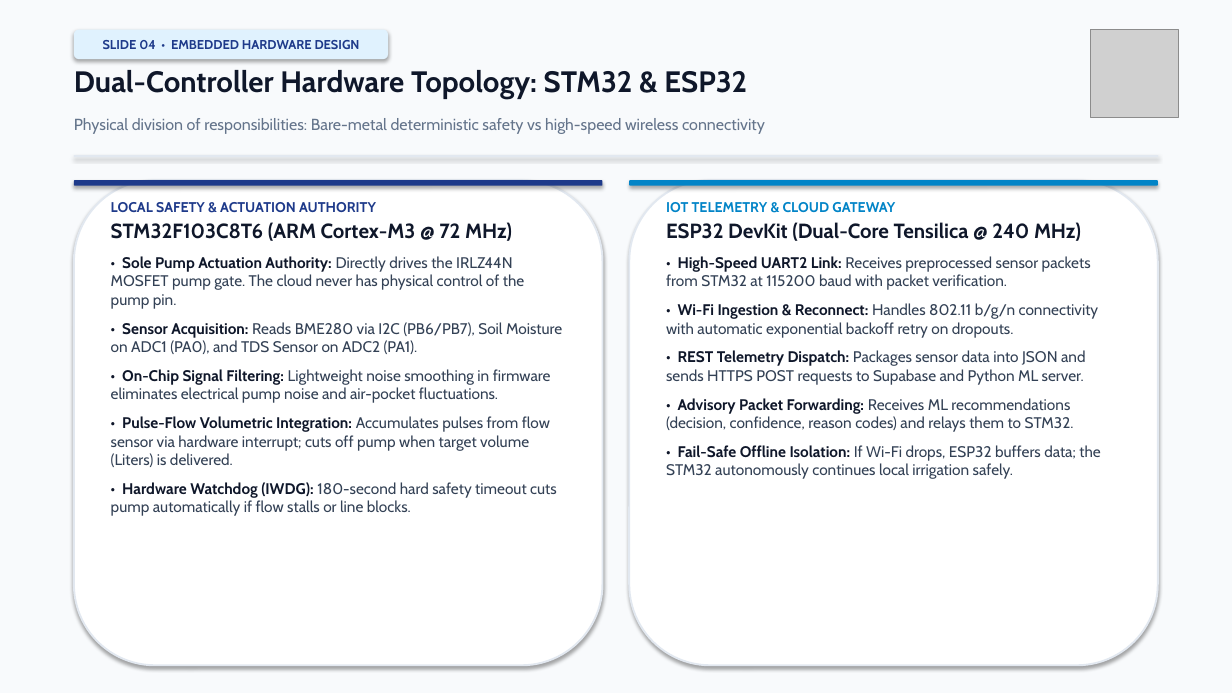
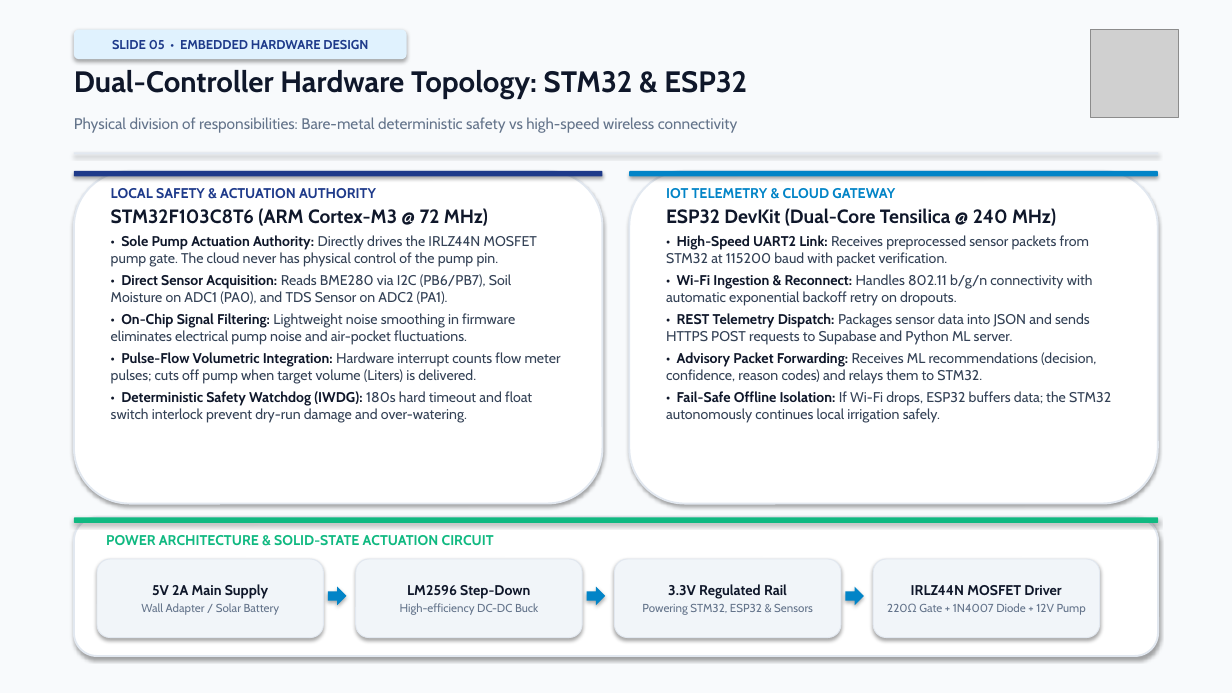
Before and after one commit to gauravhadavale07/TerraFlow_BioAI, a slide deck: slide 5 of TerraFlow_BioAI_Final_Presentation.pptx (slide 4 before the commit). Drawn at 1232x693 pixels with LibreOffice and Linux fonts; fonts in the diff are those of the drawing; grey boxes stand for pictures. Boxes give left, top, right and bottom in pixels: in the first picture for what was removed or moved away, otherwise in the second. Text is boxed around its words. In the diff, an @@ line names an element or a change of style, - is before the commit and + after.

```diff
--- a/TerraFlow_BioAI_Final_Presentation.pptx
+++ b/TerraFlow_BioAI_Final_Presentation.pptx
@@ rounded rectangle "SLIDE 05 • EMBEDDED HARDWARE ...": place and size @@
-rounded rectangle "SLIDE 05 • EMBEDDED HARDWARE ..." at [74, 30, 388, 59]
+rounded rectangle "SLIDE 05 • EMBEDDED HARDWARE ..." at [74, 30, 407, 59]
@@ text in rounded rectangle at [112, 40, 368, 49]: text changed @@
-SLIDE 04 • EMBEDDED HARDWARE DESIGN
+SLIDE 05 • EMBEDDED HARDWARE DESIGN
@@ text "Physical division of responsibilities: Bare-metal ..." at [74, 117, 738, 133]: size 12.5 to 12 pt @@
@@ rounded rectangle: place and size @@
-rounded rectangle at [74, 180, 603, 186]
+rounded rectangle at [74, 171, 603, 177]
@@ rounded rectangle: place and size @@
-rounded rectangle at [74, 180, 603, 665]
+rounded rectangle at [74, 171, 603, 504]
@@ rounded rectangle: place and size @@
-rounded rectangle at [629, 180, 1158, 186]
+rounded rectangle at [629, 171, 1158, 177]
@@ rounded rectangle: place and size @@
-rounded rectangle at [629, 180, 1158, 665]
+rounded rectangle at [629, 171, 1158, 504]
@@ text "LOCAL SAFETY & ACTUATION AUTHORITY": place and size @@
-text "LOCAL SAFETY & ACTUATION AUTHORITY" at [111, 202, 562, 516]
+text "LOCAL SAFETY & ACTUATION AUTHORITY" at [111, 188, 561, 423]
@@ text at [111, 208, 537, 345]: size 16 to 15 pt in "STM32F103C8T6 (ARM Cortex-M3 @ 72 MHz)"; size 12 to 11 pt in "• Sole Pump Actuation Authority: Directly drives ...", "• On-Chip Signal Filtering: Lightweight noise smoothing ..."; less space between paragraphs @@
@@ text "IOT TELEMETRY & CLOUD GATEWAY": place and size @@
-text "IOT TELEMETRY & CLOUD GATEWAY" at [666, 202, 1100, 479]
+text "IOT TELEMETRY & CLOUD GATEWAY" at [666, 188, 1111, 423]
@@ text at [666, 208, 1111, 423]: size 16 to 15 pt in "ESP32 DevKit (Dual-Core Tensilica @ 240 MHz)"; size 12 to 11 pt in "• High-Speed UART2 Link: Receives preprocessed sensor ...", "• Wi-Fi Ingestion & Reconnect: Handles 802.11 ...", "• REST Telemetry Dispatch: Packages sensor data ...", "• Advisory Packet Forwarding: Receives ML recommendations ..." and 1 more places; less space between paragraphs @@
@@ text at [111, 274, 511, 304]: text changed; size 12 to 11 pt @@
-• Sensor Acquisition: Reads BME280 via I2C (PB6/PB7), Soil Moisture on ADC1 (PA0), and TDS Sensor on ADC2 (PA1).
+• Direct Sensor Acquisition: Reads BME280 via I2C (PB6/PB7), Soil Moisture on ADC1 (PA0), and TDS Sensor on ADC2 (PA1).
@@ text at [111, 352, 561, 423]: text changed; size 12 to 11 pt @@
-• Pulse-Flow Volumetric Integration: Accumulates pulses from flow sensor via hardware interrupt; cuts off pump when target volume (Liters) is delivered.
-• Hardware Watchdog (IWDG): 180-second hard safety timeout cuts pump automatically if flow stalls or line blocks.
+• Pulse-Flow Volumetric Integration: Hardware interrupt counts flow meter pulses; cuts off pump when target volume (Liters) is delivered.
+• Deterministic Safety Watchdog (IWDG): 180s hard timeout and float switch interlock prevent dry-run damage and over-watering.
@@ rounded rectangle added at [74, 518, 1158, 656], fill #FFFFFF, outline #E2E8F0 1.5 pt @@
@@ rounded rectangle added at [74, 518, 1158, 523], fill #10B981 @@
@@ text added at [106, 535, 494, 546], 11 pt, text #10B981, bold @@
+POWER ARCHITECTURE & SOLID-STATE ACTUATION CIRCUIT
@@ rounded rectangle added at [97, 559, 323, 638], fill #F1F5F9, outline #E2E8F0 0.75 pt, 9 pt, text #64748B @@
+5V 2A Main Supply
+Wall Adapter / Solar Battery
@@ rounded rectangle added at [356, 559, 582, 638], fill #F1F5F9, outline #E2E8F0 0.75 pt, 9 pt, text #64748B @@
+LM2596 Step-Down
+High-efficiency DC-DC Buck
@@ rounded rectangle added at [615, 559, 841, 638], fill #F1F5F9, outline #E2E8F0 0.75 pt, 9 pt, text #64748B @@
+3.3V Regulated Rail
+Powering STM32, ESP32 & Sensors
@@ rounded rectangle added at [873, 559, 1100, 638], fill #F1F5F9, outline #E2E8F0 0.75 pt, 9 pt, text #64748B @@
+IRLZ44N MOSFET Driver
+220Ω Gate + 1N4007 Diode + 12V Pump
@@ right arrow added at [328, 587, 347, 605], fill #0284C7 @@
@@ right arrow added at [587, 587, 605, 605], fill #0284C7 @@
@@ right arrow added at [846, 587, 864, 605], fill #0284C7 @@
```
Also in this commit, not shown: 3 other slides changed, 4 slides added, 2 slides removed, 13 other files.
